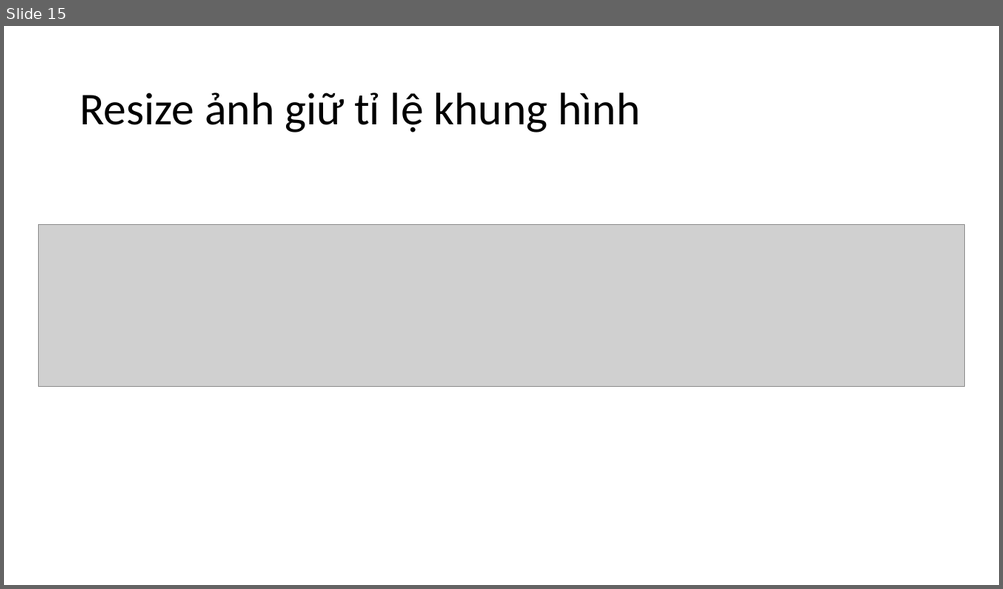
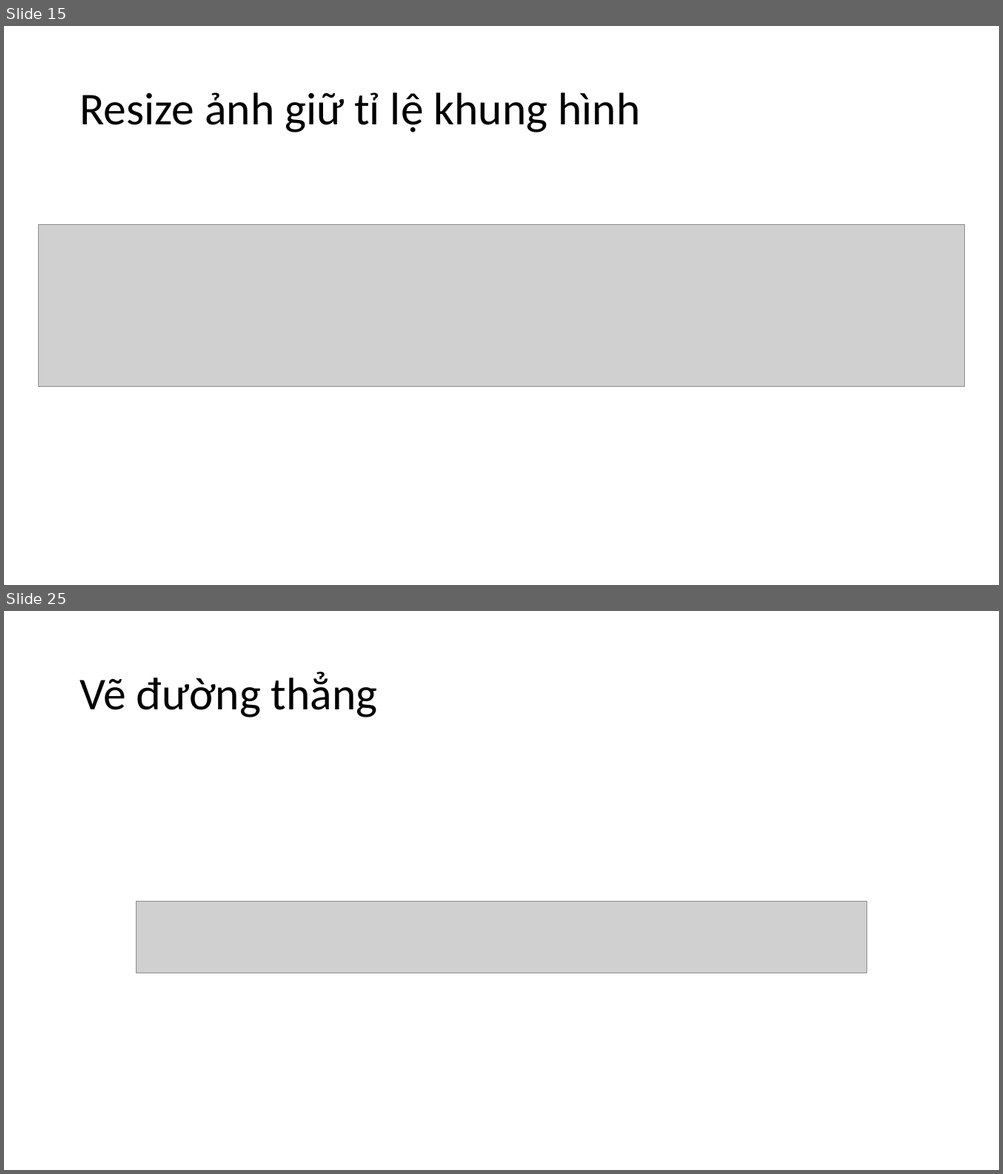
Before and after one commit to levinhhoang16/PyOpenCVCourse, a slide deck: Lecture/OpenCVCoban.pptx. Shown one above the other, each under a label of ours: slide 15 before the commit, slides 15 and 25 after it; the slides between them are not shown. The pictures are 1003x589 and 1003x1174 pixels, drawn with LibreOffice and Linux fonts; fonts in the diff are those of the drawing; grey boxes stand for pictures. Boxes give left, top, right and bottom in pixels: in the first picture for what was removed or moved away, otherwise in the second. Text is boxed around its words. In the diff, an @@ line names an element or a change of style, - is before the commit and + after.

```diff
--- a/Lecture/OpenCVCoban.pptx
+++ b/Lecture/OpenCVCoban.pptx
@@ slide 25 added at [4,611,999,1170], background #FFFFFF @@
@@ title added at [79,672,378,718], 44 pt, text #000000 @@
+Vẽ đường thẳng
@@ picture added at [136,901,867,974] @@
```
Also in this commit, not shown: 1 slide changed, 10 other slides added, 1 other file.
